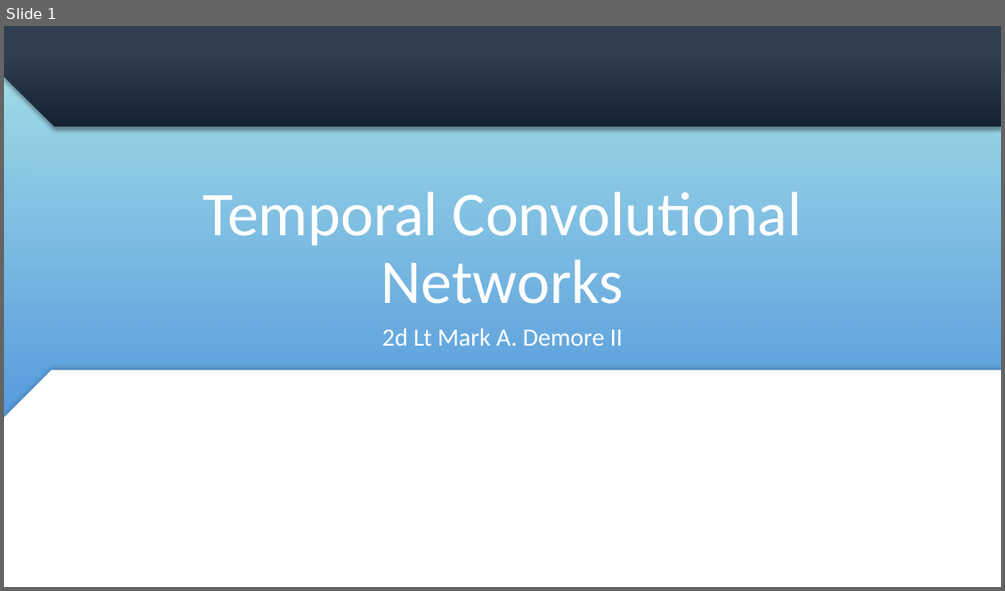
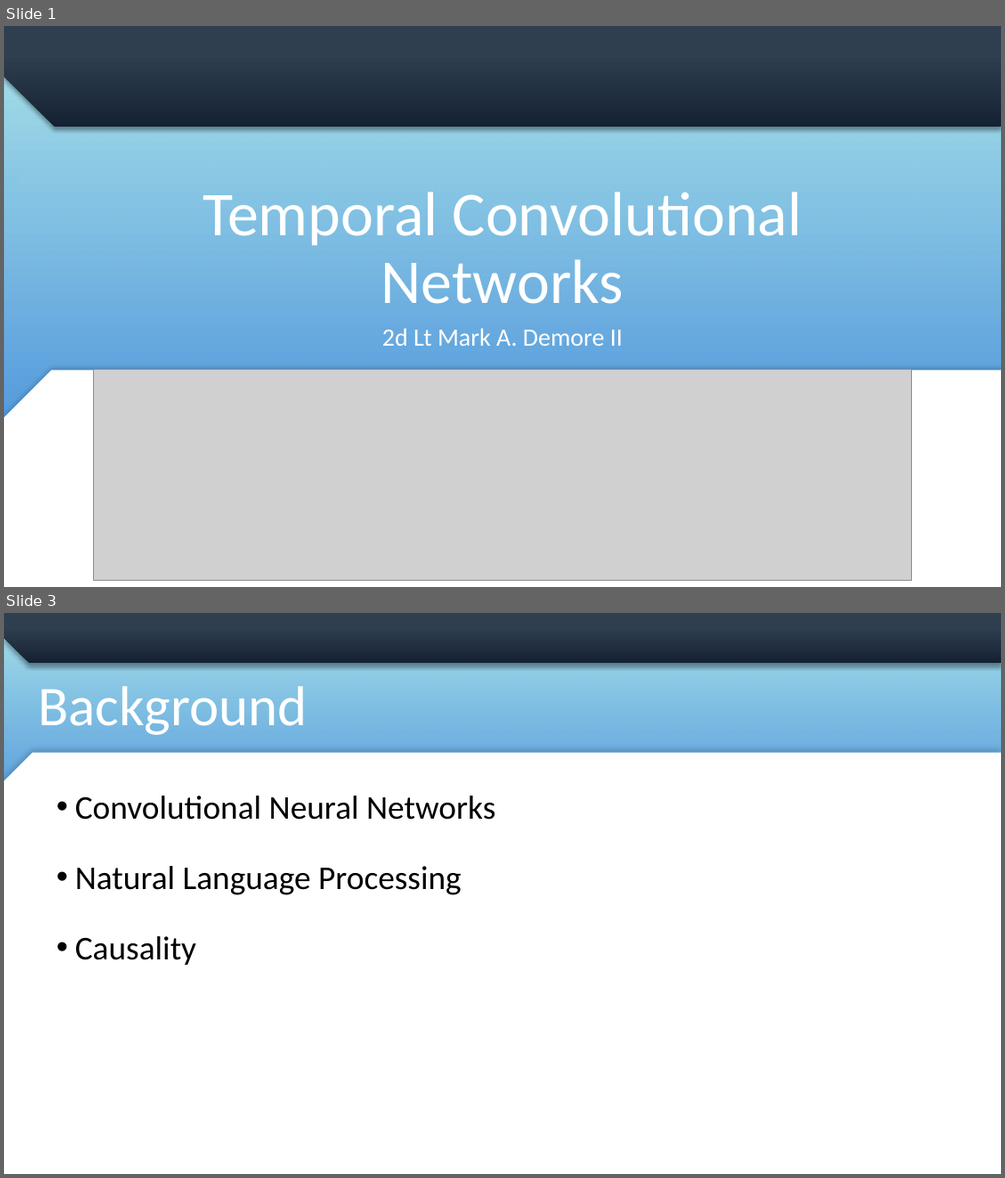
Before and after one commit to mdemore2/CSCE823, a slide deck: Student Lecture/Demore_TCN_Lecture.pptx. Shown one above the other, each under a label of ours: slide 1 before the commit, slides 1 and 3 after it; the slides between them are not shown. The pictures are 1005x591 and 1005x1178 pixels, drawn with LibreOffice and Linux fonts; fonts in the diff are those of the drawing; grey boxes stand for pictures; background and template pictures are left out; a plain dark background stands for a picture behind light text. Boxes give left, top, right and bottom in pixels: in the first picture for what was removed or moved away, otherwise in the second. Text is boxed around its words. In the diff, an @@ line names an element or a change of style, - is before the commit and + after.

```diff
--- a/Student Lecture/Demore_TCN_Lecture.pptx
+++ b/Student Lecture/Demore_TCN_Lecture.pptx
@@ slide 3 added at box(4, 613, 1001, 1174), background picture (left out); not listed: 4 template elements that a slide beside it also shows @@
@@ title added at box(38, 686, 307, 735), 54 pt, text #FFFFFF @@
+Background
@@ text added at box(75, 795, 495, 965), 32 pt, text #000000 @@
+• Convolutional Neural Networks
+• Natural Language Processing
+• Causality
@@ slide 1 changed as well @@
@@ picture added at box(94, 370, 912, 580) @@
```
Also in this commit, not shown: 1 other slide changed, 8 other slides added.
